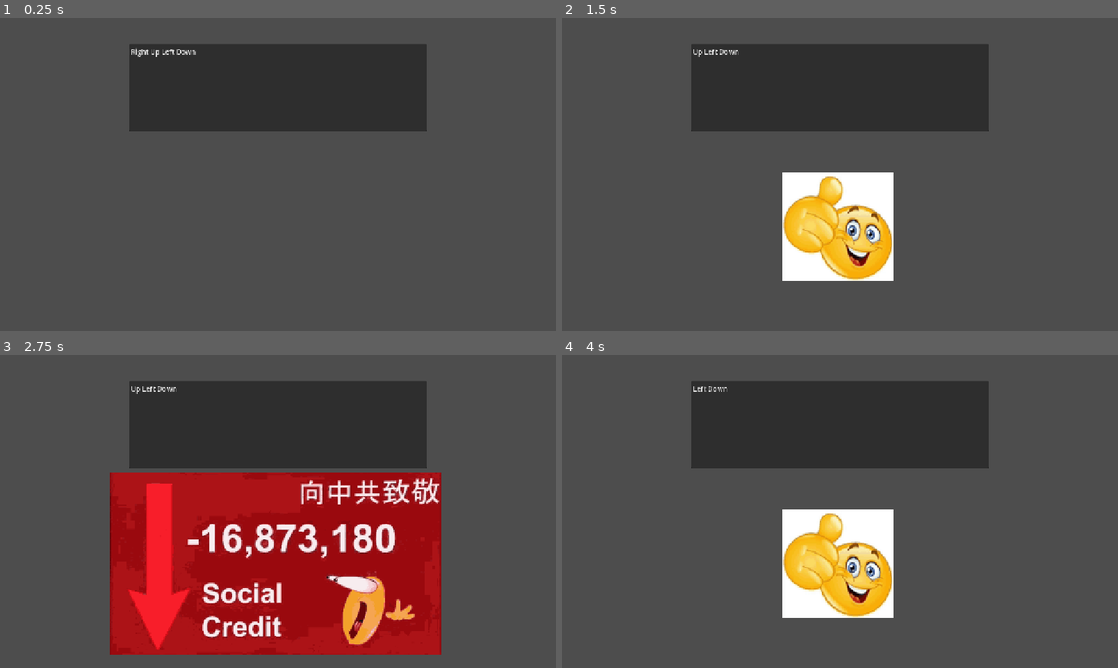
Above: before the commit, frames 1-4 (two rows, left to right).
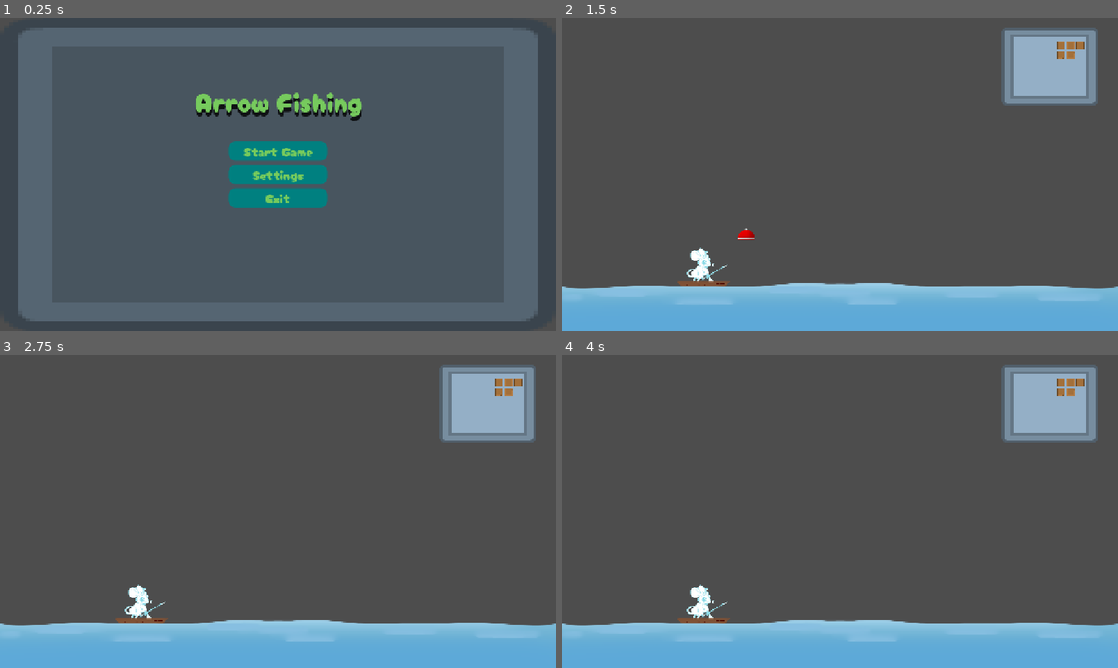
Above: after the commit, the same moments.

Repository: Meoah/Team-Awesome
Game: Godot game, scene res://Scenes/MainMenu.tscn
Two runs of this game, one before a commit and one after it. Both use one fixed random seed, a clock stepped at 60 frames per second and the inputs below. Before the commit the project starts from res://Scenes/Arrows.tscn.
Inputs (mouse positions are in pixels of both pictures, inside the frame that each line leads up to):
- Up to frame 1 (0.25 s): no input
- Up to frame 2 (1.5 s): click (840, 149) at 0.5 s, where only the run after the commit has a clickable "Start Game"; tap Enter (ui_accept) at 1.25, 1.35 s; hold Right (Right) from 1.28 s (still down)
- Up to frame 3 (2.75 s): tap Enter (ui_accept) at 1.52, 1.82, 2.1, 2.27, 2.57 s; release Right (Right) at 2.03 s; hold Down (Down) from 2.03 s (still down)
- Up to frame 4 (4 s): tap Enter (ui_accept) at 2.75, 2.85, 3.5, 3.6, 3.77 s; release Down (Down) at 2.78 s; hold Right (Right) 2.78-3.53 s; hold Up (Up) from 3.53 s (still down)

The runs differ from the first frame. In frame 1, 39% of the frame differs, in the area x 3-97%, y 3-97%; in frame 2, 41%; in frame 3, 62%, in the area x 0-100%, y 3-100%; in frame 4, 41%.

Commit message:
Started Work on Fishing Minigame

Diff:
--- a/MainMenu/main_menu.gd
+++ b/MainMenu/main_menu.gd
@@ -1,4 +1,5 @@
 extends Control
+
 @onready var main_buttons = $MainButtons
 @onready var settings = $Settings
 @onready var gameStart
@@ -10,7 +11,7 @@
 	settings.visible = false
 
 # Called every frame. 'delta' is the elapsed time since the previous frame.
-func _process(delta):
+func _process(_delta):
 	pass
 
 
--- a/MainMenu/vro.tscn
+++ /dev/null
@@ -1,7 +0,0 @@
-[gd_scene load_steps=2 format=3 uid="uid://dobbo04y2u6w6"]
-
-[ext_resource type="PackedScene" uid="uid://dptqmpmoflqxv" path="res://Inventory/inventory_ui.tscn" id="1_wujqx"]
-
-[node name="Vro" type="Node2D"]
-
-[node name="Inventory_UI" parent="." instance=ExtResource("1_wujqx")]
--- a/Scenes/Actors/Bobber/Bobber.tscn
+++ b/Scenes/Actors/Bobber/Bobber.tscn
@@ -1,6 +1,21 @@
-[gd_scene load_steps=2 format=3 uid="uid://8rtag1fl3an4"]
+[gd_scene load_steps=4 format=3 uid="uid://8rtag1fl3an4"]
 
 [ext_resource type="Texture2D" uid="uid://s547mvojrov2" path="res://Graphics/bobber.png" id="1_pntiq"]
 
-[node name="Bobber" type="Sprite2D"]
+[sub_resource type="PhysicsMaterial" id="PhysicsMaterial_pntiq"]
+
+[sub_resource type="RectangleShape2D" id="RectangleShape2D_pntiq"]
+size = Vector2(39, 24)
+
+[node name="RigidBody2D" type="RigidBody2D"]
+physics_material_override = SubResource("PhysicsMaterial_pntiq")
+freeze = true
+
+[node name="Bobber" type="Sprite2D" parent="."]
+position = Vector2(0, -19.000008)
+scale = Vector2(0.2, 0.2)
 texture = ExtResource("1_pntiq")
+
+[node name="CollisionShape2D" type="CollisionShape2D" parent="."]
+position = Vector2(-0.5, -12)
+shape = SubResource("RectangleShape2D_pntiq")
--- a/Scenes/Actors/MainCharacter/MainCharacter.tscn
+++ b/Scenes/Actors/MainCharacter/MainCharacter.tscn
@@ -1,18 +1,6 @@
-[gd_scene load_steps=4 format=3 uid="uid://c4g7xtu4dc0po"]
+[gd_scene load_steps=2 format=3 uid="uid://c4g7xtu4dc0po"]
 
 [ext_resource type="Texture2D" uid="uid://cyaxfdsfosdd3" path="res://Graphics/MCPlaceholder.png" id="1_2fv12"]
-[ext_resource type="Script" uid="uid://vc01sgmlolgc" path="res://Scenes/Actors/MainCharacter/main_character.gd" id="1_vgrmr"]
 
-[sub_resource type="RectangleShape2D" id="RectangleShape2D_a38bt"]
-size = Vector2(782, 667)
-
-[node name="MainCharacter" type="CharacterBody2D"]
-script = ExtResource("1_vgrmr")
-
-[node name="McPlaceholder" type="Sprite2D" parent="."]
-position = Vector2(1, -274)
+[node name="McPlaceholder" type="Sprite2D"]
 texture = ExtResource("1_2fv12")
-
-[node name="CollisionShape2D" type="CollisionShape2D" parent="."]
-position = Vector2(-2, -330.5)
-shape = SubResource("RectangleShape2D_a38bt")
--- a/Scenes/DaytimeMain.tscn
+++ b/Scenes/DaytimeMain.tscn
@@ -1,9 +1,35 @@
-[gd_scene load_steps=2 format=3 uid="uid://4wis367byvft"]
+[gd_scene load_steps=7 format=3 uid="uid://4wis367byvft"]
 
+[ext_resource type="Script" uid="uid://dfmads7e8k6ep" path="res://Scenes/daytime_main.gd" id="1_bebm7"]
 [ext_resource type="PackedScene" uid="uid://c4g7xtu4dc0po" path="res://Scenes/Actors/MainCharacter/MainCharacter.tscn" id="1_oxlu7"]
+[ext_resource type="PackedScene" uid="uid://dptqmpmoflqxv" path="res://Inventory/inventory_ui.tscn" id="2_crqjc"]
+[ext_resource type="PackedScene" uid="uid://8rtag1fl3an4" path="res://Scenes/Actors/Bobber/Bobber.tscn" id="3_6j7wl"]
+[ext_resource type="Texture2D" uid="uid://dd3ee7km1o5o3" path="res://Graphics/Placeholder_Water.png" id="5_p8j3y"]
 
-[node name="DaytimeMain" type="Node2D"]
+[sub_resource type="RectangleShape2D" id="RectangleShape2D_6j7wl"]
+size = Vector2(1280, 80)
+
+[node name="DaytimeMain" type="Node2D" node_paths=PackedStringArray("MC", "Bobber")]
+script = ExtResource("1_bebm7")
+MC = NodePath("MainCharacter")
+Bobber = NodePath("Bobber")
 
 [node name="MainCharacter" parent="." instance=ExtResource("1_oxlu7")]
-position = Vector2(326, 567.00006)
+position = Vector2(326.00003, 589.00006)
 scale = Vector2(0.15348448, 0.15348448)
+
+[node name="Bobber" parent="." instance=ExtResource("3_6j7wl")]
+
+[node name="Inventory_UI" parent="." instance=ExtResource("2_crqjc")]
+
+[node name="Water" type="Area2D" parent="."]
+position = Vector2(640, 360)
+
+[node name="CollisionShape2D" type="CollisionShape2D" parent="Water"]
+position = Vector2(-0.875, 297)
+shape = SubResource("RectangleShape2D_6j7wl")
+
+[node name="Sprite2D" type="Sprite2D" parent="Water"]
+texture = ExtResource("5_p8j3y")
+
+[connection signal="body_entered" from="Water" to="." method="_on_water_body_entered"]
--- a/Scenes/MainMenu.tscn
+++ b/Scenes/MainMenu.tscn
@@ -53,7 +53,7 @@
 grow_horizontal = 2
 grow_vertical = 2
 script = ExtResource("1_8saeu")
-start_scene_path = "uid://dobbo04y2u6w6"
+start_scene_path = "uid://4wis367byvft"
 
 [node name="Background" type="Panel" parent="."]
 layout_mode = 1
--- /dev/null
+++ b/Scenes/daytime_main.gd
@@ -0,0 +1,25 @@
+extends Node2D
+
+#TODO Make these instances later
+@export var MC : Sprite2D
+@export var Bobber : RigidBody2D
+
+var bobberActive : bool = false
+
+func _ready() -> void:
+	pass # Replace with function body.
+
+
+func _process(_delta: float) -> void:
+	if Input.is_action_just_pressed("ui_accept"):
+		if !bobberActive:
+			bobberActive = true
+			Bobber.set_freeze_enabled(false)
+			Bobber.global_position = MC.global_position
+			Bobber.apply_impulse(Vector2(500,-500))
+
+
+func _on_water_body_entered(body: Node2D) -> void:
+	if body == Bobber:
+		body.set_linear_velocity(Vector2(0,0))
+		body.set_freeze_enabled(true)
--- a/project.godot
+++ b/project.godot
@@ -11,7 +11,7 @@
 [application]
 
 config/name="TeamAwesome"
-run/main_scene="uid://dfgqsnhiac5hx"
+run/main_scene="uid://bs6fqe1euvjxa"
 config/features=PackedStringArray("4.5", "GL Compatibility")
 config/icon="res://icon.svg"
 
Binary file added: Graphics/Placeholder_Water.png
Not shown, added: Graphics/Placeholder_Water.png.import
Not shown, added: Scenes/daytime_main.gd.uid
